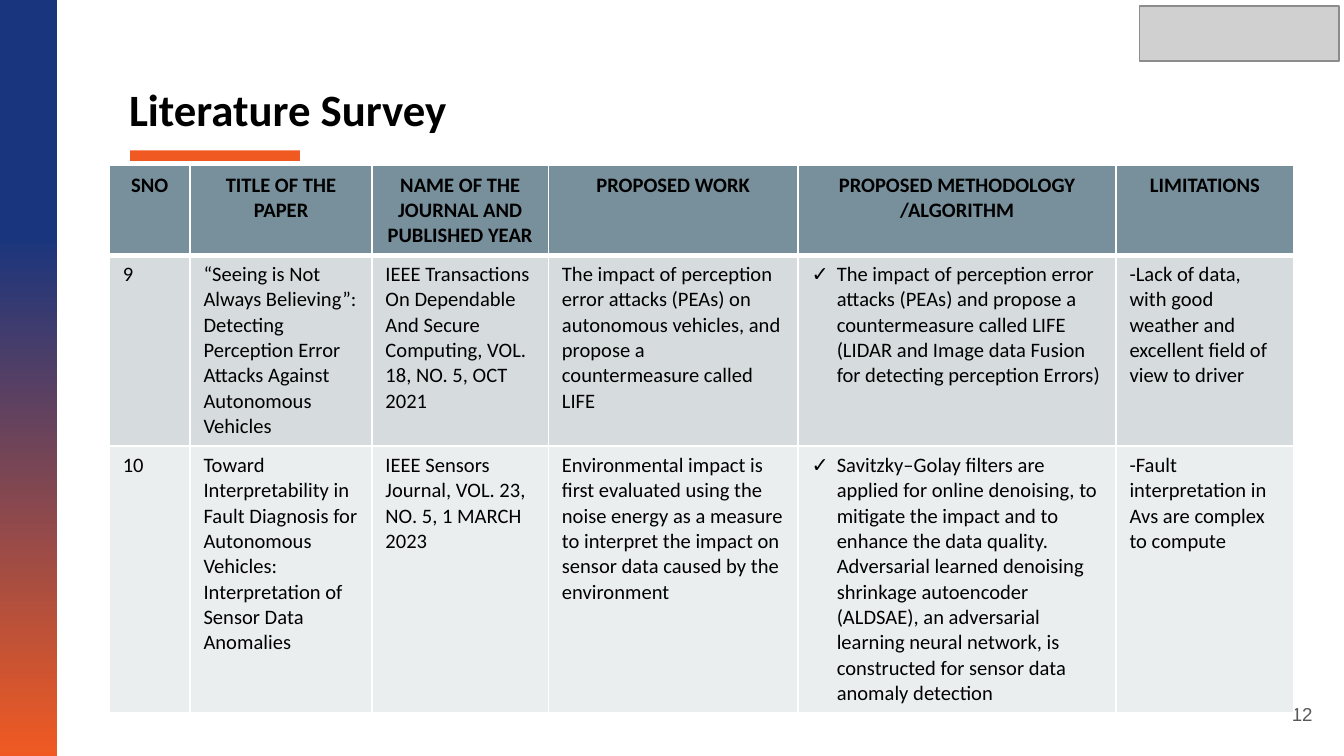
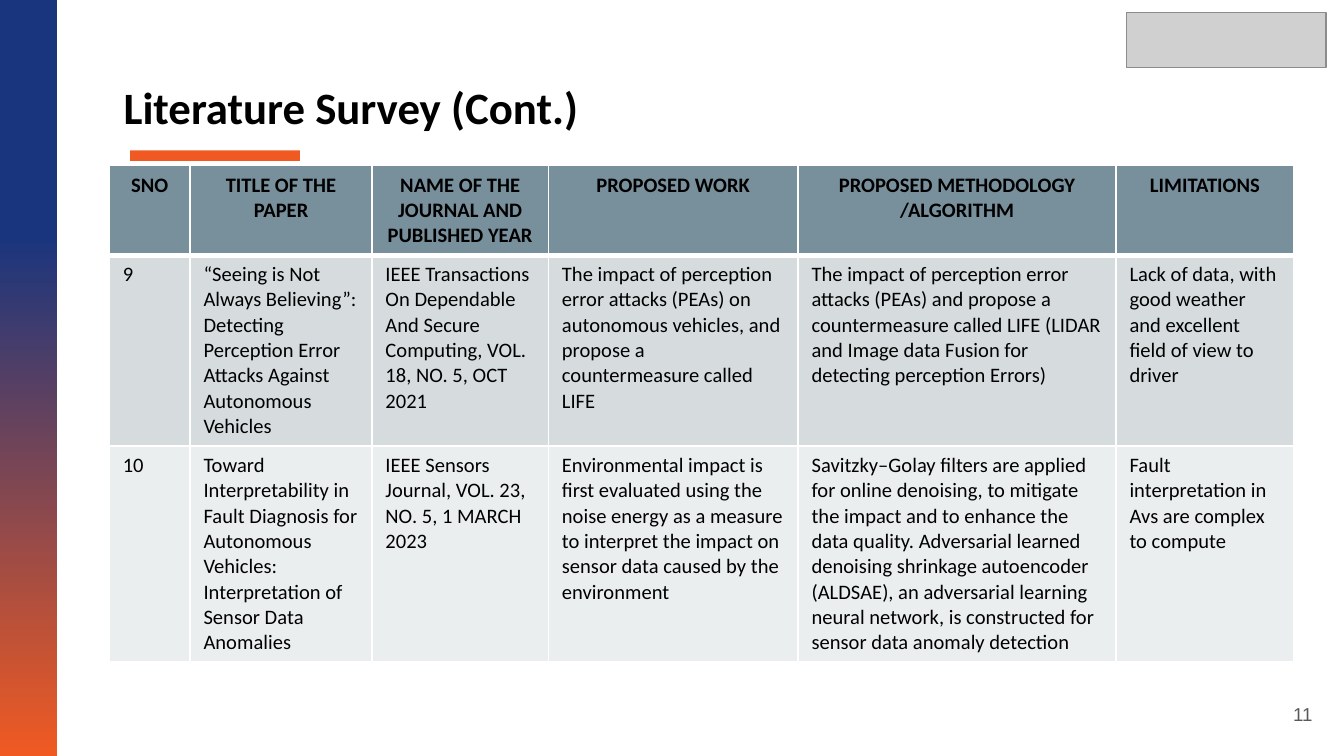
Before and after one commit to sreenithi21/ADAV, a slide deck: slide 11 of NGN PPT/AV_NGN_LAB_PPT.pptx (slide 12 before the commit). Drawn at 1344x756 pixels with LibreOffice and Linux fonts; fonts in the diff are those of the drawing; grey boxes stand for pictures. Boxes give left, top, right and bottom in pixels: in the first picture for what was removed or moved away, otherwise in the second. Text is boxed around its words. In the diff, an @@ line names an element or a change of style, - is before the commit and + after.

```diff
--- a/NGN PPT/AV_NGN_LAB_PPT.pptx
+++ b/NGN PPT/AV_NGN_LAB_PPT.pptx
@@ picture: place and size @@
-picture at (1140, 7, 1339, 62)
+picture at (1126, 12, 1325, 67)
@@ text at (124, 91, 578, 131): text changed @@
-Literature Survey
+Literature Survey (Cont.)
@@ table at (109, 165, 1293, 657) @@
-row 2, column 6: -Lack of data, with good weather and excellent field of view to driver
+row 2, column 6: Lack of data, with good weather and excellent field of view to driver
-row 3, column 6: -Fault interpretation in Avs are complex to compute
+row 3, column 6: Fault interpretation in Avs are complex to compute
@@ bullet ✓ to none @@
@@ page number at (1293, 708, 1312, 721): text changed @@
-12
+11
```
Also in this commit, not shown: 18 other slides changed, 4 slides added, 5 slides removed, 14 other files.
